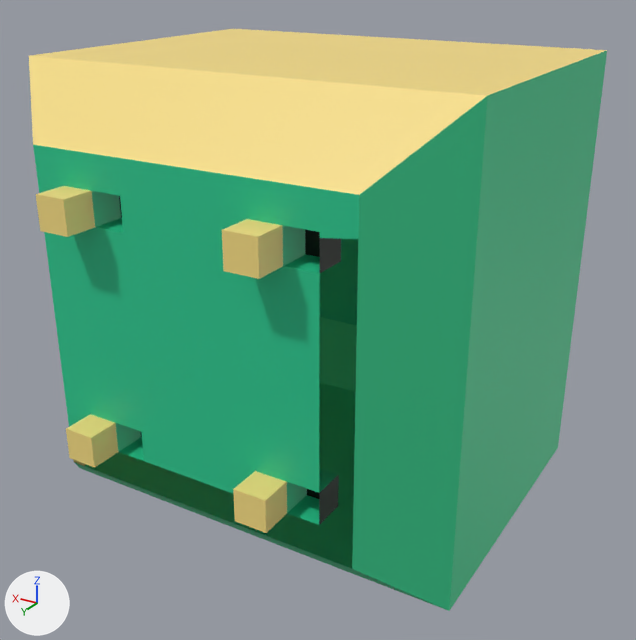
The FBX model metroid-UNITY(vrtk)/Assets/Resources/br-m-cubeplate-green.fbx as it was, and as the next commit left it.
Both versions are drawn from a 50 mm lens placed at (-61.363, 1.464, 2.127), pointed at (-60.519, 0.057, 1.424). Lighting does not change. The marker at lower left points along +X, +Y and +Z. Where no turn or scale is listed for an object, it has been applied to the vertices. Vertices at the same position are counted once.

Names of what the first picture shows: 'cubePlate_green2'.
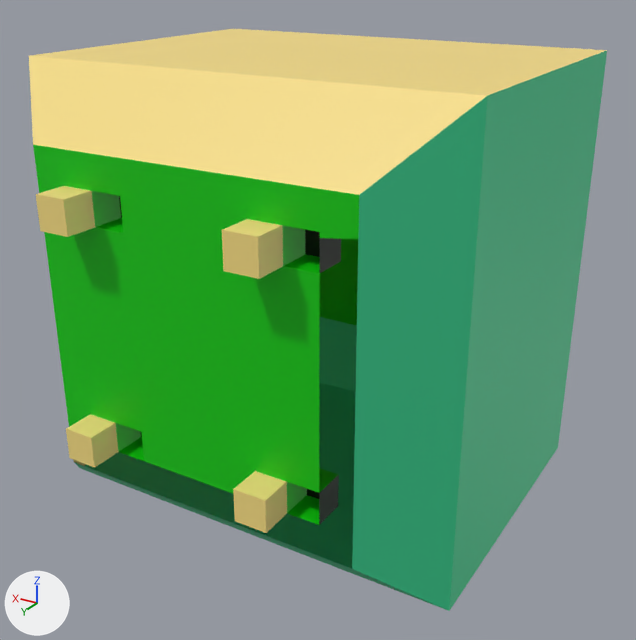
The edits, one by one:
Material 'z_solid_green1' (mat_z_solid_green1) is new.
Its base color is (0.0, 0.58, 0.0) (green #00c800).
me_mesh has 100 vertices, 80 faces and spans x -0.438..0.438, y -0.437..0.5, z 0.062..0.937.
me_mesh is used by ob_cubeplate_green2; location (-60.5, 0.0, 1.0).
me_mesh part 1: all 18 faces that had it switch from mat_solid_green3 (green #26c890) to mat_z_solid_green1 (green #00c800).

Boxes [x1, y1, x2, y2] around the edits, measured in the pictures (636 x 640 px):
part 1 of me_mesh, recoloured: [33, 145, 359, 525] in both
